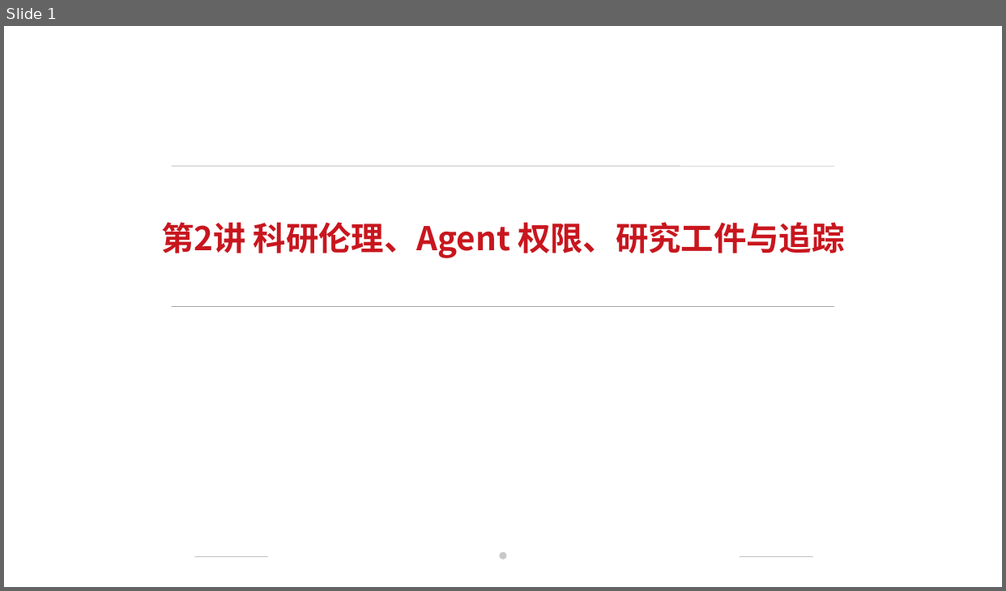
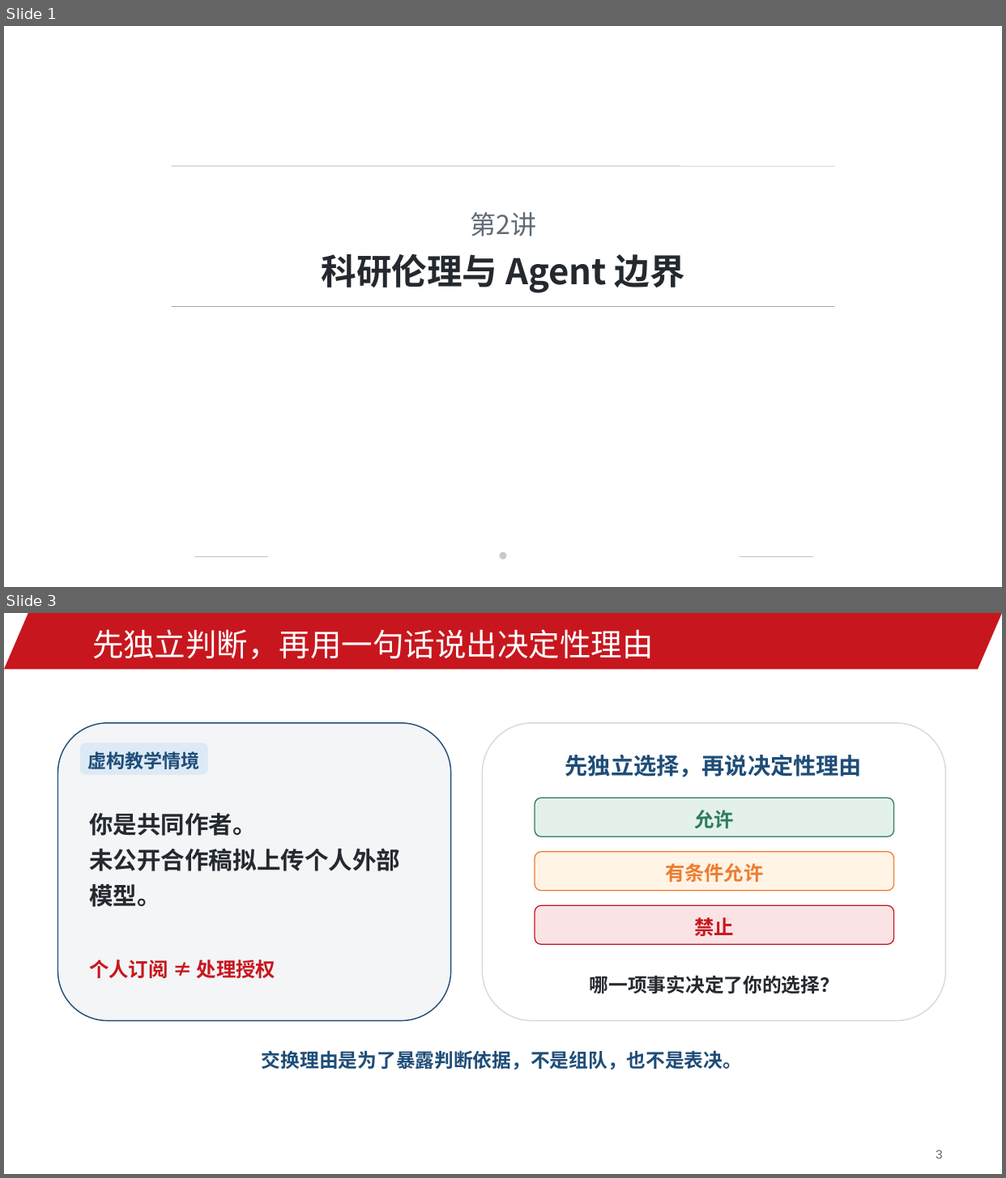
Before and after one commit to jinyh/ai4research, a slide deck: lessons/lesson-02/slides.pptx. Shown one above the other, each under a label of ours: slide 1 before the commit, slides 1 and 3 after it; the slides between them are not shown. The pictures are 1006x591 and 1006x1178 pixels, drawn with LibreOffice and Linux fonts; fonts in the diff are those of the drawing; background and template pictures are left out. Boxes give left, top, right and bottom in pixels: in the first picture for what was removed or moved away, otherwise in the second. Text is boxed around its words. In the diff, an @@ line names an element or a change of style, - is before the commit and + after.

```diff
--- a/lessons/lesson-02/slides.pptx
+++ b/lessons/lesson-02/slides.pptx
@@ slide 3 added at [4, 613, 1002, 1174], background #FFFFFF @@
@@ parallelogram added at [4, 613, 1002, 669], fill #C8161E @@
@@ text added at [92, 629, 654, 659], 30 pt, text #FFFFFF @@
+先独立判断，再用一句话说出决定性理由
@@ rounded rectangle added at [58, 723, 451, 1021], fill #F3F5F7, outline #1F4D78 1.1 pt @@
@@ rounded rectangle added at [483, 723, 946, 1021], fill #FFFFFF, outline #D4DAE0 1.1 pt @@
@@ rounded rectangle added at [80, 743, 207, 775], fill #DDEAF5, outline #DDEAF5 0.5 pt @@
@@ text added at [87, 752, 200, 769], 18 pt, text #1F4D78, bold @@
+虚构教学情境
@@ text added at [565, 754, 862, 777], 22 pt, text #1F4D78, bold @@
+先独立选择，再说决定性理由
@@ rounded rectangle added at [535, 798, 894, 837], fill #E3F1EA, outline #2E7D5B 1 pt @@
@@ text added at [89, 813, 400, 907], 23 pt, text #24292F, bold @@
+你是共同作者。
+未公开合作稿拟上传个人外部模型。
@@ text added at [695, 810, 735, 828], 19 pt, text #2E7D5B, bold @@
+允许
@@ rounded rectangle added at [535, 852, 894, 891], fill #FFF4E5, outline #ED7D31 1 pt @@
@@ text added at [665, 863, 764, 882], 19 pt, text #ED7D31, bold @@
+有条件允许
@@ rounded rectangle added at [535, 905, 894, 944], fill #F9E3E5, outline #C8161E 1 pt @@
@@ text added at [695, 918, 735, 936], 19 pt, text #C8161E, bold @@
+禁止
@@ text added at [89, 960, 275, 978], 19 pt, text #C8161E, bold @@
+个人订阅 ≠ 处理授权
@@ text added at [590, 975, 839, 995], 18.5 pt, text #24292F, bold @@
+哪一项事实决定了你的选择？
@@ text added at [262, 1050, 742, 1070], 18.5 pt, text #1F4D78, bold @@
+交换理由是为了暴露判断依据，不是组队，也不是表决。
@@ text added at [936, 1150, 943, 1159], 12 pt, text #5F6B76 @@
+3
@@ slide 1 changed as well @@
@@ text at [470, 212, 536, 237]: text changed; size 31.5 to 25 pt; text colour #C8161E to #5F6B76; bold off @@
-第2讲 科研伦理、Agent 权限、研究工件与追踪
+第2讲
@@ text added at [321, 254, 685, 293], 34 pt, text #24292F, bold @@
+科研伦理与 Agent 边界
```
Also in this commit, not shown: 3 other slides changed, 21 other slides added, 21 slides removed, 37 other files.
